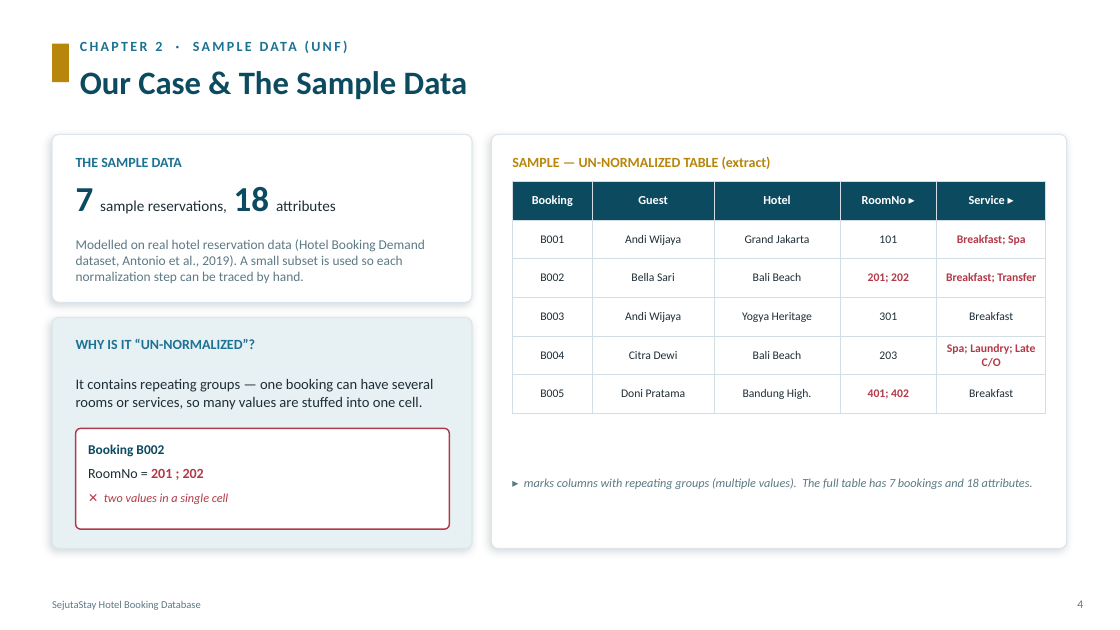
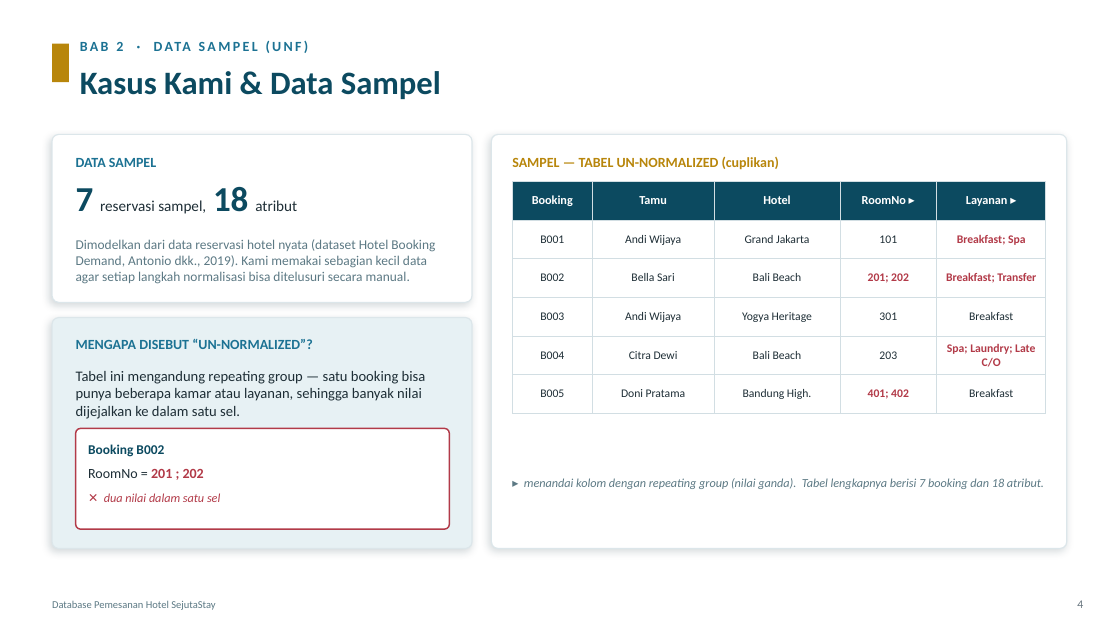
Before and after one commit to steffenkwik/Database-Project, a slide deck: slide 4 of Submission/(sub) SejutaStay_Presentation.pptx. Drawn at 1120x630 pixels with LibreOffice and Linux fonts; fonts in the diff are those of the drawing. Boxes give left, top, right and bottom in pixels: in the first picture for what was removed or moved away, otherwise in the second. Text is boxed around its words. In the diff, an @@ line names an element or a change of style, - is before the commit and + after.

```diff
--- a/Submission/(sub) SejutaStay_Presentation.pptx
+++ b/Submission/(sub) SejutaStay_Presentation.pptx
@@ text at [116,42,123,51]: text changed @@
-CHAPTER 2 · SAMPLE DATA (UNF)
+BAB 2 · DATA SAMPEL (UNF)
@@ text at [80,71,441,99]: text changed @@
-Our Case & The Sample Data
+Kasus Kami & Data Sampel
@@ text at [76,158,156,167]: text changed @@
-THE SAMPLE DATA
+DATA SAMPEL
@@ text at [512,157,779,170]: text changed @@
-SAMPLE — UN-NORMALIZED TABLE (extract)
+SAMPEL — TABEL UN-NORMALIZED (cuplikan)
@@ text at [76,187,297,214]: text changed @@
-7 sample reservations, 18 attributes
+7 reservasi sampel, 18 atribut
@@ table at [513,181,1046,403] @@
-row 1, column 2: Guest
+row 1, column 2: Tamu
-row 1, column 5: Service ▸
+row 1, column 5: Layanan ▸
@@ text at [76,239,435,284]: text changed @@
-Modelled on real hotel reservation data (Hotel Booking Demand dataset, Antonio et al., 2019). A small subset is used so each normalization step can be traced by hand.
+Dimodelkan dari data reservasi hotel nyata (dataset Hotel Booking Demand, Antonio dkk., 2019). Kami memakai sebagian kecil data agar setiap langkah normalisasi bisa ditelusuri secara manual.
@@ text at [76,339,312,349]: text changed @@
-WHY IS IT “UN-NORMALIZED”?
+MENGAPA DISEBUT “UN-NORMALIZED”?
@@ text at [76,371,426,419]: text changed @@
-It contains repeating groups — one booking can have several rooms or services, so many values are stuffed into one cell.
+Tabel ini mengandung repeating group — satu booking bisa punya beberapa kamar atau layanan, sehingga banyak nilai dijejalkan ke dalam satu sel.
@@ text at [524,478,1044,489]: text changed @@
-▸ marks columns with repeating groups (multiple values). The full table has 7 bookings and 18 attributes.
+▸ menandai kolom dengan repeating group (nilai ganda). Tabel lengkapnya berisi 7 booking dan 18 atribut.
@@ text at [104,493,220,502]: text changed @@
-✕ two values in a single cell
+✕ dua nilai dalam satu sel
@@ text at [52,601,215,610]: text changed @@
-SejutaStay Hotel Booking Database
+Database Pemesanan Hotel SejutaStay
```
Also in this commit, not shown: 14 other slides changed, 2 other files.
